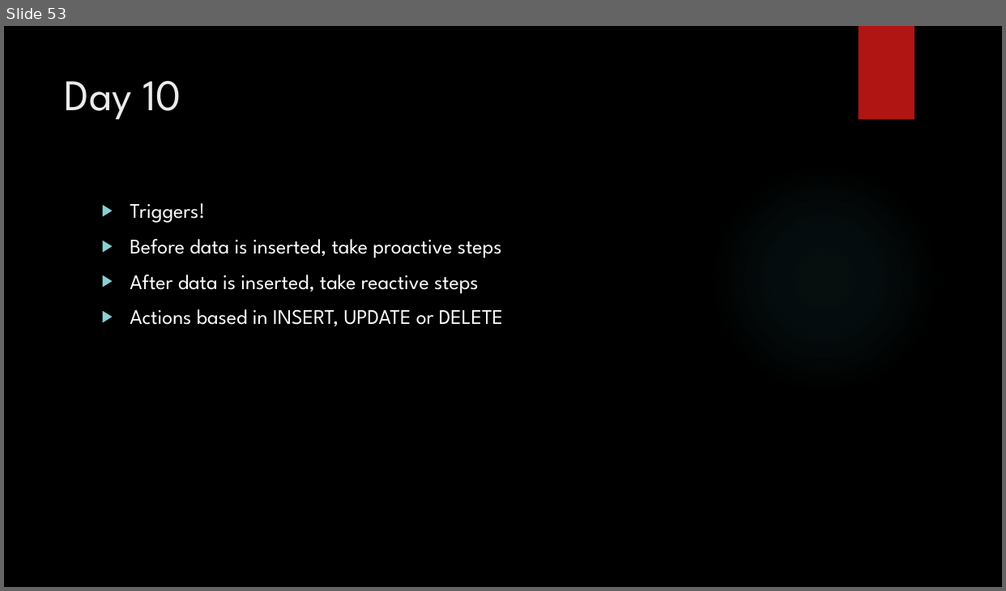
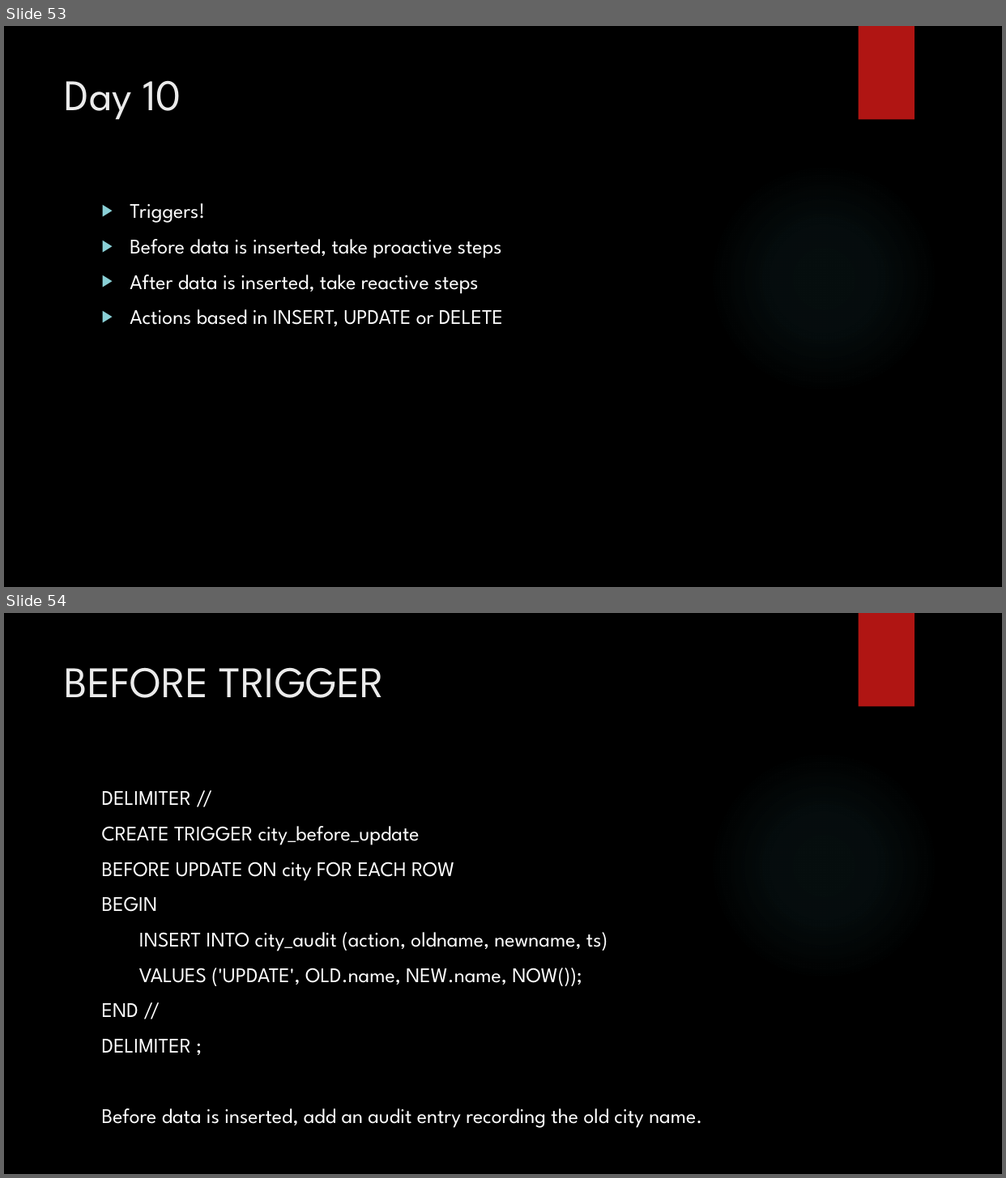
Before and after one commit to zedfoxus/database-bootcamp, a slide deck: Presentation/Database-Bootcamp-Presentation.pptx. Shown one above the other, each under a label of ours: slide 53 before the commit, slides 53 and 54 after it. The pictures are 1006x591 and 1006x1178 pixels, drawn with LibreOffice and Linux fonts; fonts in the diff are those of the drawing; background and template pictures are left out. Boxes give left, top, right and bottom in pixels: in the first picture for what was removed or moved away, otherwise in the second. Text is boxed around its words. In the diff, an @@ line names an element or a change of style, - is before the commit and + after.

Commit message:
Before update trigger

```diff
--- a/Presentation/Database-Bootcamp-Presentation.pptx
+++ b/Presentation/Database-Bootcamp-Presentation.pptx
@@ slide 54 added at (x1=4, y1=613, x2=1002, y2=1174), background picture (left out); not listed: 2 template elements that a slide beside it also shows @@
@@ title added at (x1=65, y1=667, x2=385, y2=698), 42 pt, text #EBEBEB @@
+BEFORE TRIGGER
@@ text added at (x1=102, y1=791, x2=702, y2=1128), 20 pt, text #FFFFFF @@
+DELIMITER //
+CREATE TRIGGER city_before_update
+BEFORE UPDATE ON city FOR EACH ROW
+BEGIN
+INSERT INTO city_audit (action, oldname, newname, ts)
+VALUES ('UPDATE', OLD.name, NEW.name, NOW());
+END //
+DELIMITER ;
+Before data is inserted, add an audit entry recording the old city name.
```
